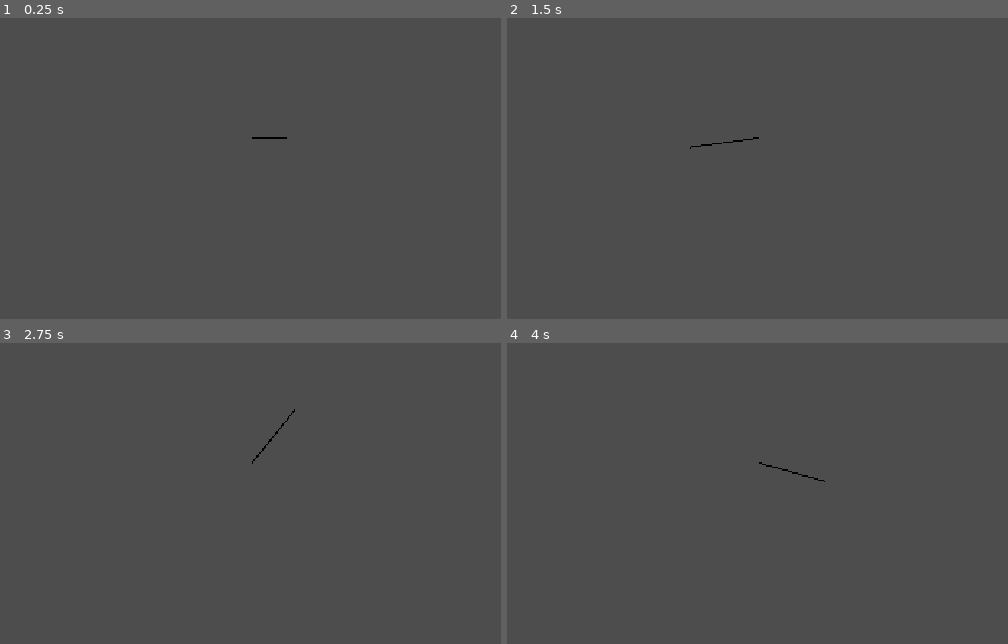
Above: before the commit, frames 1-4 (two rows, left to right).
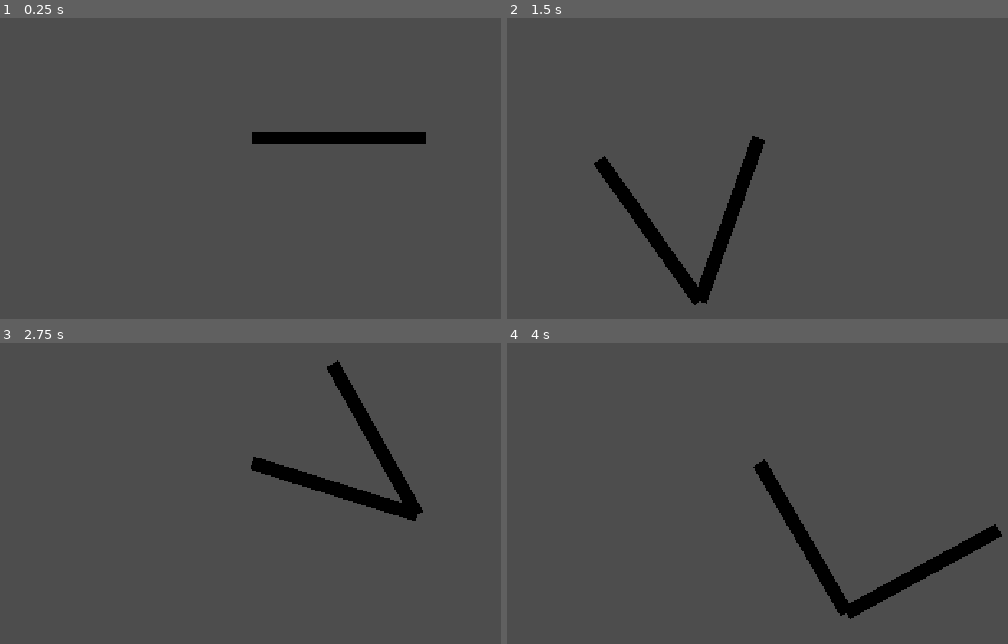
Above: after the commit, the same moments.

Repository: golopogus/rage
Game: Godot game, scene res://test_level.tscn
The game is run twice, just before and just after one commit, with the same random seed, the same clock (stepped at 60 frames per second) and the same inputs.
Inputs (mouse positions are in pixels of both pictures, inside the frame that each line leads up to):
- Up to frame 1 (0.25 s): no input
- Up to frame 2 (1.5 s): tap Enter at 0.5 s; move the mouse to (932, 114) at 0.52 s; press the mouse at (932, 114) at 0.53 s; tap Space at 1.25 s; move the mouse to (597, 159) at 1.27 s; release the mouse at (597, 159) at 1.28 s; click (597, 159) at 1.35 s
- Up to frame 3 (2.75 s): tap Enter at 2 s; move the mouse to (330, 364) at 2.02 s; press the mouse at (330, 364) at 2.03 s
- Up to frame 4 (4 s): tap Space at 2.75 s; move the mouse to (717, 553) at 2.77 s; release the mouse at (717, 553) at 2.78 s; click (717, 553) at 2.85 s; tap Enter at 3.5 s; move the mouse to (997, 529) at 3.52 s; press the mouse at (997, 529) at 3.53 s

The runs differ from the first frame. In frame 1, 1.3% of the frame differs, in the area x 50-86%, y 37-42%; in frame 2, 3.2%; in frame 3, 3.2%; in frame 4, 3.2%, in the area x 49-99%, y 38-92%.

Commit message:
krfrokf

Diff:
--- a/rage/leg.gd
+++ b/rage/leg.gd
@@ -7,7 +7,7 @@
 var current: segment
 var foot: segment
 var num_segments
-var total_leg_length = 100
+var total_leg_length
 var anchor
 
 
@@ -59,7 +59,3 @@
 	while seg_2_foot != null:
 		seg_2_foot.calc_points_groin_2_foot()
 		seg_2_foot = seg_2_foot.parent
-
-
-	if Input.is_action_pressed("left_click"):
-		print(sin(transformed_foot_angle))
--- a/rage/segment.gd
+++ b/rage/segment.gd
@@ -9,6 +9,8 @@
 var col = Vector3()
 var anchor = null
 var max_length
+var pp1 = Vector2()
+var pp2 = Vector2()
 
 func _init(a,b,l) -> void:
 	point_a = a
@@ -22,7 +24,12 @@
 	if parent != null:
 		point_b = parent.point_a
 	else:
-		point_b = get_global_mouse_position()
+		var mouse_pos = get_global_mouse_position()
+		if (mouse_pos - anchor).length() <= max_length:
+			point_b = get_global_mouse_position()
+		else:
+			var mouse_dir = (mouse_pos - anchor).normalized()
+			point_b = mouse_dir * max_length
 
 	if child != null:
 		dir = (child.point_b - point_b).normalized()
@@ -63,16 +70,18 @@
 	var transformed_end_angle = end_angle - vertex_angle
 	if transformed_end_angle < 0:
 		transformed_end_angle += 2*PI
-	#var transformed_end_vector = Vector2(cos(transformed_end_angle),sin(transformed_end_angle))
-	if sin(transformed_end_angle) < 0:
+	#if sin(transformed_end_angle) < 0:
+		#
+	#
+		#var new_vertex_angle = transformed_end_angle + end_angle
+		#
+		#var new_vertex_vector = Vector2(cos(new_vertex_angle),sin(new_vertex_angle))
+		#
+		#pp1 = point_a
+		#point_a = start + new_vertex_vector * length
+		#pp2 = point_a
 
-		print(transformed_end_angle)
-		var new_vertex_angle = transformed_end_angle + end_angle
 
-		var new_vertex_vector = Vector2(cos(new_vertex_angle),sin(new_vertex_angle))
-
-		point_a = start + new_vertex_vector * length
-		#child.point_b = point_a
 #
 func check_bend_angle_start():
 
@@ -84,56 +93,16 @@
 	var transformed_end_angle = end_angle - vertex_angle
 	if transformed_end_angle < 0:
 		transformed_end_angle += 2*PI
-	#var transformed_end_vector = Vector2(cos(transformed_end_angle),sin(transformed_end_angle))
 	if sin(transformed_end_angle) > 0:
-
+		#print(sin(transformed_end_angle))
 		var new_vertex_angle = transformed_end_angle + end_angle
 
+
+		#
 		var new_vertex_vector = Vector2(cos(new_vertex_angle),sin(new_vertex_angle))
-
-		point_b = start + new_vertex_vector * length
-
-		#parent.point_a = point_b
-
-
-
-
-
-#func set_point_b():
-	#
-		#if parent != null:
-			#point_b = parent.point_a
-		#else:
-			#point_b = get_global_mouse_position()
-
-#func calculate_points():
-	#
-	#set_point_a()
-	#var dir = (parent.point_a - point_a).normalized()
-	#point_b = point_a + length * dir
-#
-#func set_point_a():
-	#
-	#if child != null:
-		#point_a = child.point_b
-	#else:
-		#point_a = anchor
-#
-#func reverse_points():
-	#
-	#set_point_b()
-	#var dir = (child.point_b - point_b).normalized()
-	#point_a = point_b + length * dir
-#
-#
-#func set_point_b():
-	#if parent != null:
-		#point_b = parent.point_a
-	#else:
-		#var mouse_pos = get_global_mouse_position()
-		#var distance = (anchor - mouse_pos).length()
-		#if distance < max_length:
-			#point_b = get_global_mouse_position()
+		print(new_vertex_vector)
+		#
+		#point_b = start + new_vertex_vector * length
 
 
 func _process(delta: float) -> void:
@@ -142,8 +111,6 @@
 
 func _draw() -> void:
 
-	#if child == null:
-		#draw_line(anchor,point_b,Color(1,0,0),2.0)
-	#elif parent == null:
-		#draw_line(anchor,point_b,Color(0,2,0),2.0)
-	draw_line(point_a,point_b,Color(col.x,col.y,col.z),2.0)
+	draw_line(point_a,point_b,Color(col.x,col.y,col.z),20.0)
+
+	draw_line(pp1,pp2,Color(1,1,0),10)
--- a/rage/test_level.gd
+++ b/rage/test_level.gd
@@ -10,7 +10,7 @@
 
 func _ready() -> void:
 
-	var left_leg = leg.new(2,Vector2(),100)
+	var left_leg = leg.new(2,Vector2(),500)
 	$legs.add_child(left_leg)
 	#first = segment.new(Vector2((num_segments - 1) * 50,0),Vector2(num_segments * 50,0),50)
 	#first.anchor = Vector2()
